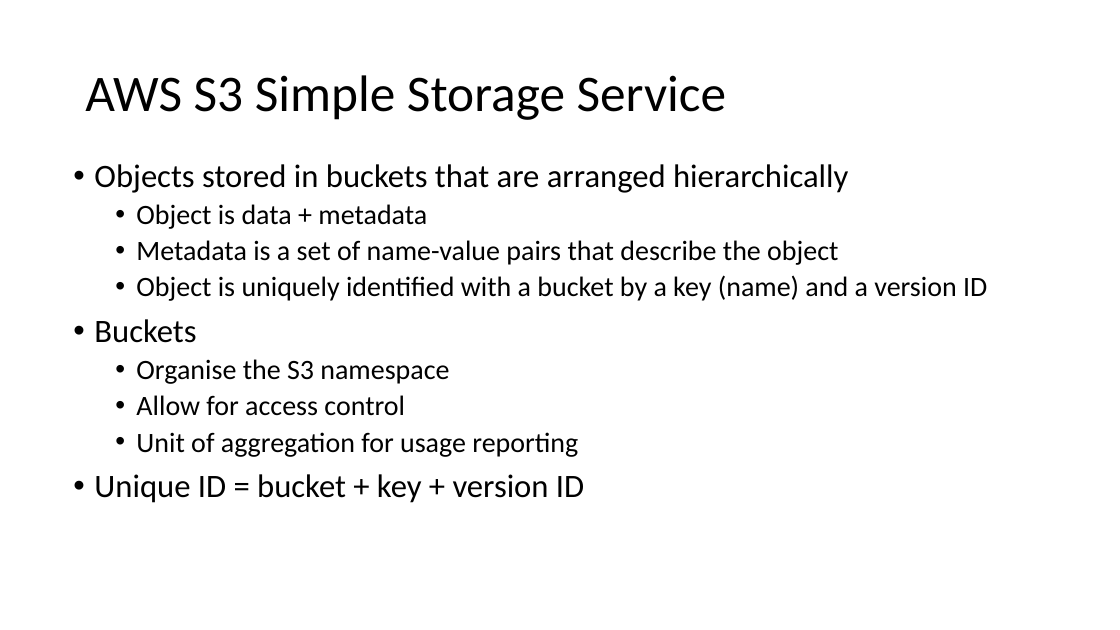
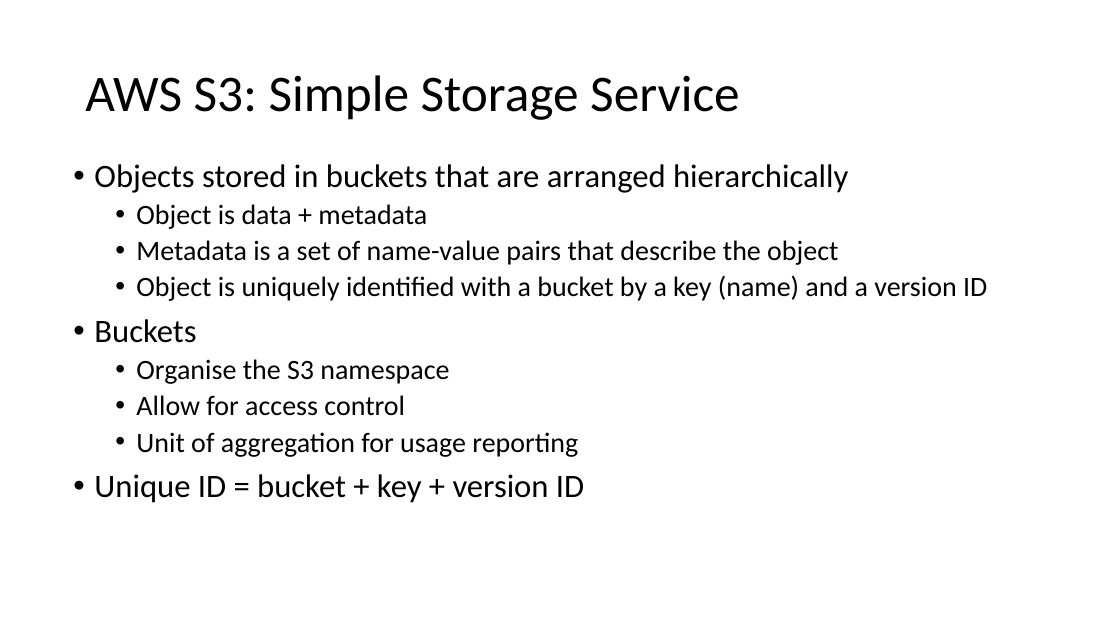
Before and after one commit to uwacsp/cits5503, a slide deck: slide 5 of Lectures/CITS5503LectureStorage.pptx (slide 2 before the commit). Drawn at 1120x630 pixels with LibreOffice and Linux fonts; fonts in the diff are those of the drawing. Boxes give left, top, right and bottom in pixels: in the first picture for what was removed or moved away, otherwise in the second. Text is boxed around its words. In the diff, an @@ line names an element or a change of style, - is before the commit and + after.

Commit message:
updated lecture on storage

```diff
--- a/Lectures/CITS5503LectureStorage.pptx
+++ b/Lectures/CITS5503LectureStorage.pptx
@@ title at bbox=[85, 75, 739, 120]: text changed @@
-AWS S3 Simple Storage Service
+AWS S3: Simple Storage Service
```
Also in this commit, not shown: 1 other slide changed, 8 slides added, 1 other file.
